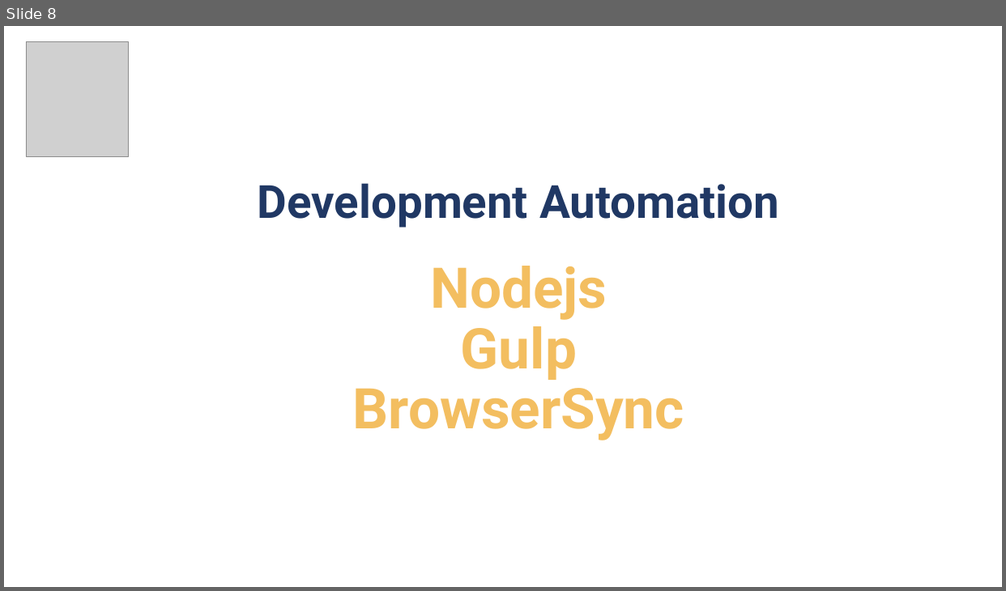
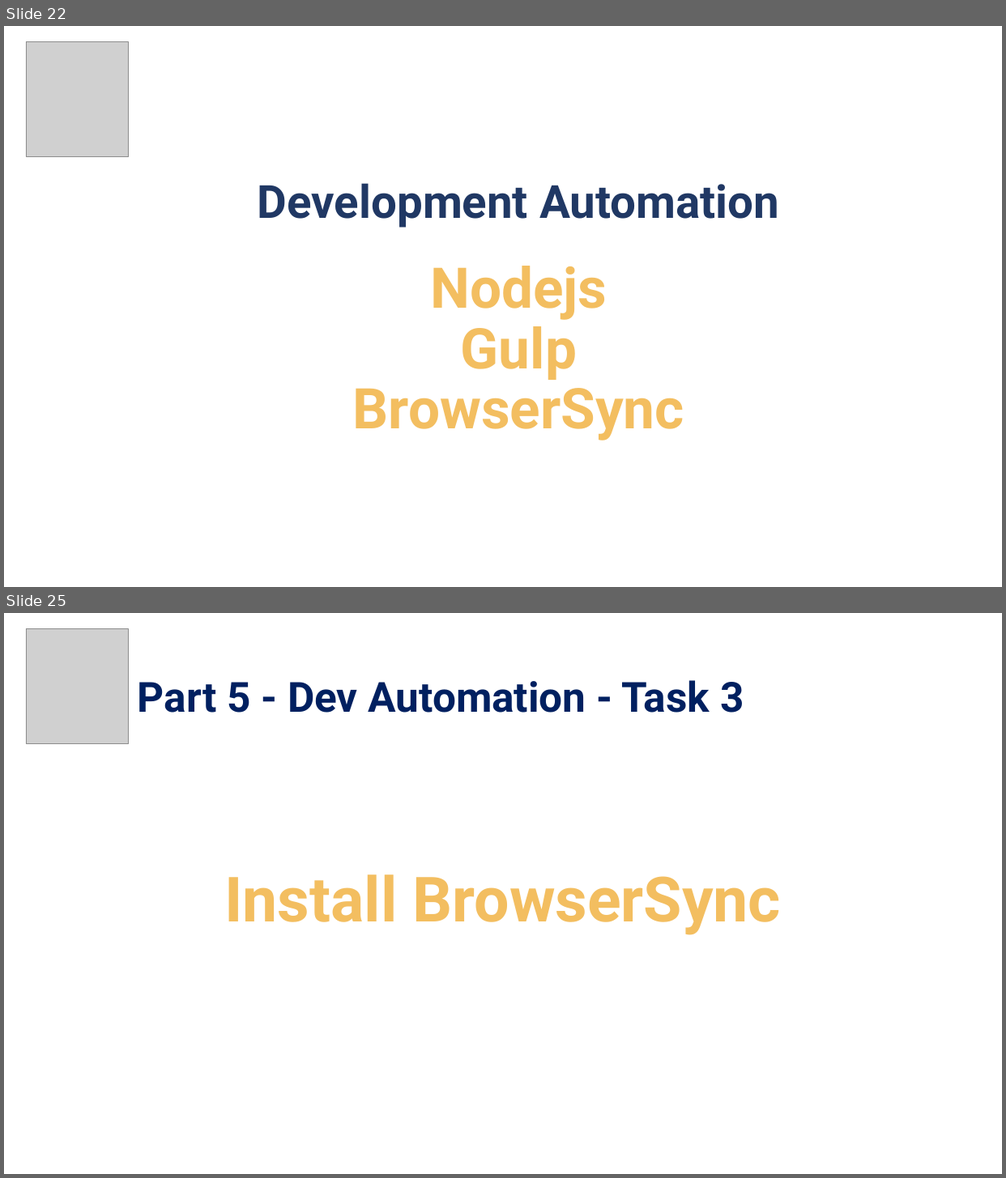
Before and after one commit to pirocorp/CSS-Advanced, a slide deck: 01. Dev Workflows & Tools/01. Dev Workflows & Tools.pptx. Shown one above the other, each under a label of ours: slide 8 before the commit, slides 22 and 25 after it; the slides between them are not shown. The pictures are 1006x591 and 1006x1178 pixels, drawn with LibreOffice and Linux fonts; fonts in the diff are those of the drawing; grey boxes stand for pictures; background and template pictures are left out. Boxes give left, top, right and bottom in pixels: in the first picture for what was removed or moved away, otherwise in the second. Text is boxed around its words. In the diff, an @@ line names an element or a change of style, - is before the commit and + after.

```diff
--- a/01. Dev Workflows & Tools/01. Dev Workflows & Tools.pptx
+++ b/01. Dev Workflows & Tools/01. Dev Workflows & Tools.pptx
@@ slide 25 added at bbox=[4, 613, 1002, 1174], background picture (left out) @@
@@ picture added at bbox=[27, 629, 129, 744] @@
@@ text added at bbox=[138, 680, 744, 713], 40 pt, text #002060, bold @@
+Part 5 - Dev Automation - Task 3
@@ title added at bbox=[224, 875, 781, 935], 60 pt, text #F3BE60, bold @@
+Install BrowserSync
@@ what was slide 8 is now slide 22 @@
```
Also in this commit, not shown: 1 slide changed, 24 other slides added, 1 slide removed.
